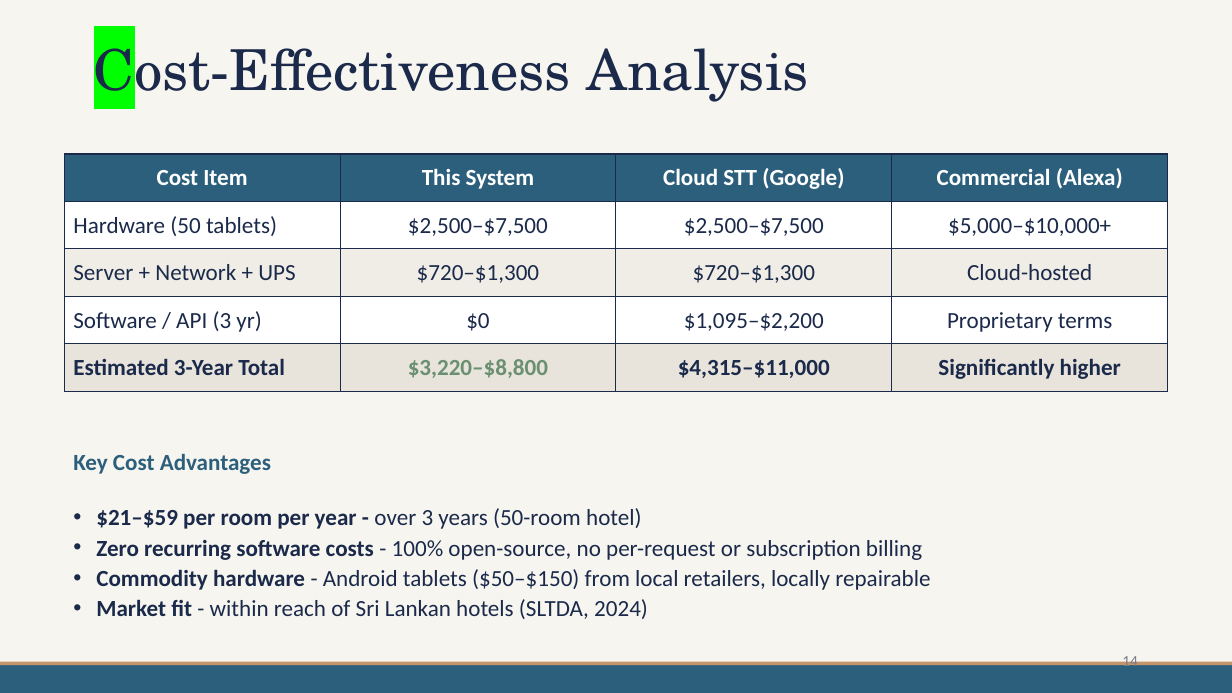
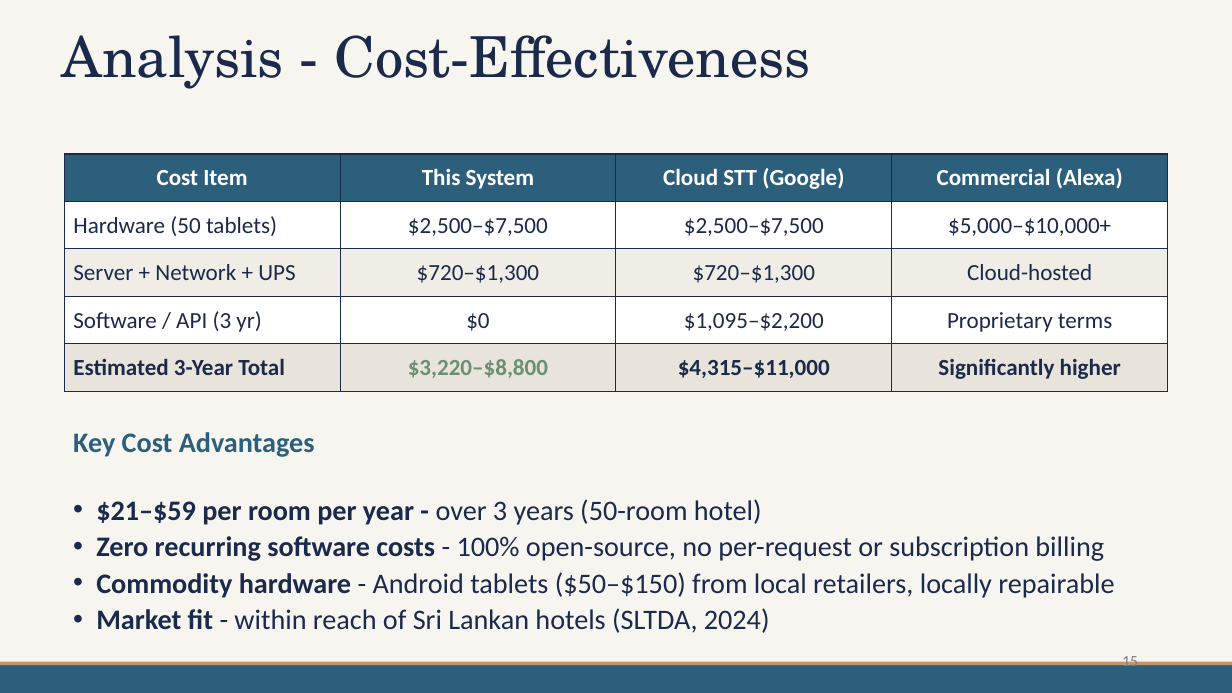
Before and after one commit to mdpw/msc-research, a slide deck: slide 15 of documents/Viva Presentation.pptx (slide 14 before the commit). Drawn at 1232x693 pixels with LibreOffice and Linux fonts; fonts in the diff are those of the drawing; background and template pictures are left out. Boxes give left, top, right and bottom in pixels: in the first picture for what was removed or moved away, otherwise in the second. Text is boxed around its words. In the diff, an @@ line names an element or a change of style, - is before the commit and + after.

```diff
--- a/documents/Viva Presentation.pptx
+++ b/documents/Viva Presentation.pptx
@@ title at (61,35,811,89): text changed @@
-Cost-Effectiveness Analysis
+Analysis - Cost-Effectiveness
@@ text "Key Cost Advantages": place and size @@
-text "Key Cost Advantages" at (73,453,930,619)
+text "Key Cost Advantages" at (73,432,1114,633)
@@ text "Key Cost Advantages" at (73,432,1114,633): size 18 to 22 pt @@
@@ page number at (1122,653,1138,671): text changed @@
-14
+15
```
Also in this commit, not shown: 18 other slides changed, 3 slides added, 3 slides removed.
